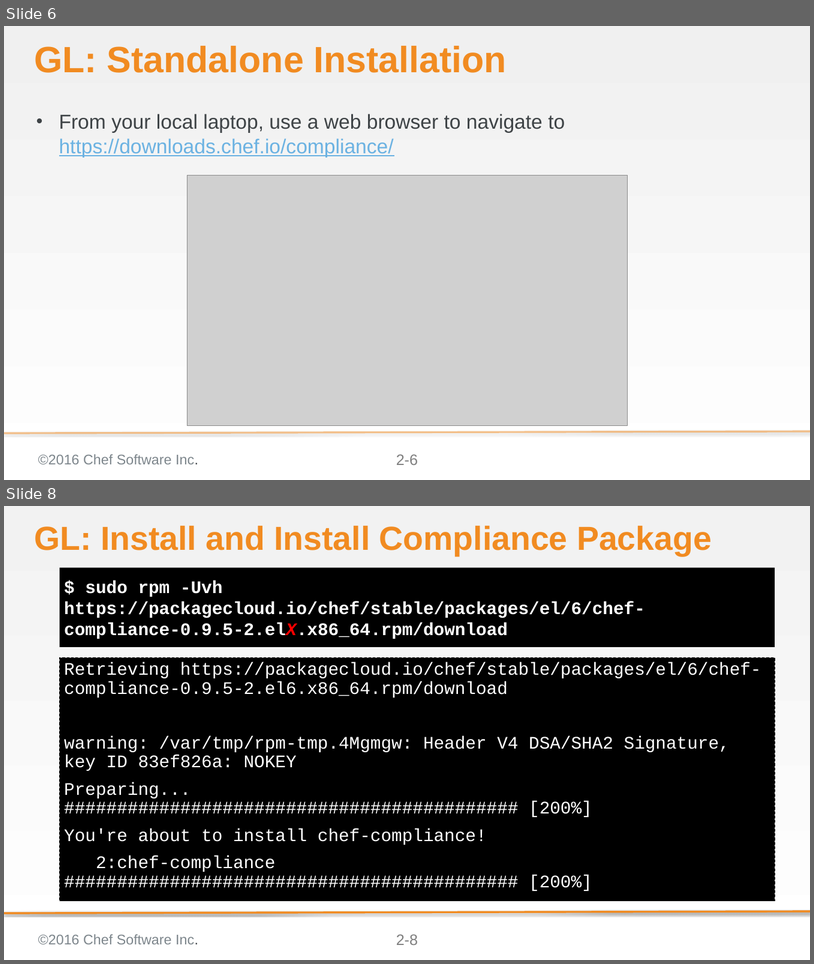
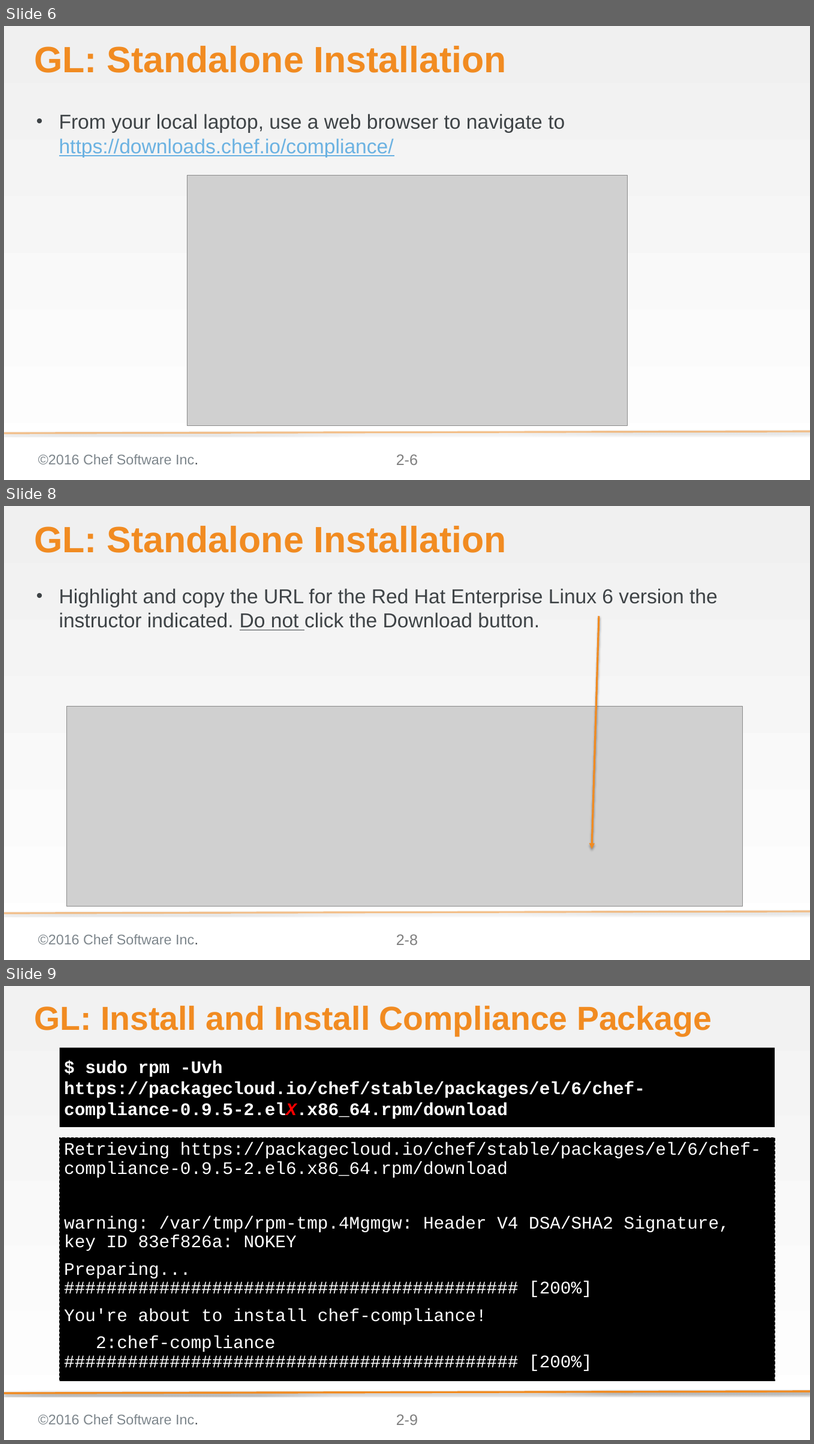
Before and after one commit to bchamby/chef-compliance-installation-configuration-operation, a slide deck: 02-Install.pptx. Shown one above the other, each under a label of ours: slides 6 and 8 before the commit, slides 6, 8 and 9 after it; the slides between them are not shown. The pictures are 814x964 and 814x1444 pixels, drawn with LibreOffice and Linux fonts; fonts in the diff are those of the drawing; grey boxes stand for pictures; background and template pictures are left out. Boxes give left, top, right and bottom in pixels: in the first picture for what was removed or moved away, otherwise in the second. Text is boxed around its words. In the diff, an @@ line names an element or a change of style, - is before the commit and + after.

```diff
--- a/02-Install.pptx
+++ b/02-Install.pptx
@@ slide 8 added at (x1=4, y1=506, x2=810, y2=960), background gradient #F0F0F0 to #FFFFFF; not listed: 3 template elements that a slide beside it also shows @@
@@ title added at (x1=34, y1=526, x2=507, y2=553), 58 pt, text #F18B21, bold @@
+GL: Standalone Installation
@@ text added at (x1=59, y1=588, x2=718, y2=630), 32 pt, text #3E4346 @@
+• Highlight and copy the URL for the Red Hat Enterprise Linux 6 version the instructor indicated. Do not click the Download button.
@@ arrow added from (599, 616) to (592, 849), #F18B21 3 pt @@
@@ picture added at (x1=66, y1=706, x2=743, y2=906) @@
@@ what was slide 8 is now slide 9 @@
@@ page number at (x1=396, y1=1414, x2=418, y2=1425): text changed @@
-2-8
+2-9
```
Also in this commit, not shown: 2 slides changed.
